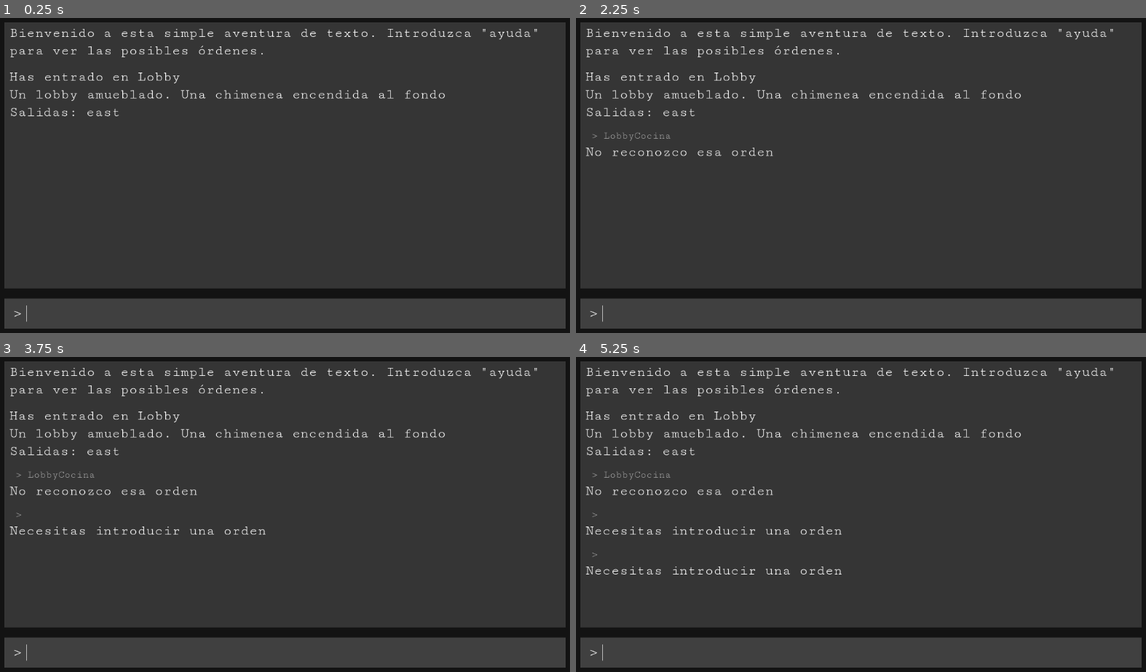
Above: before the commit, frames 1-4 (two rows, left to right).
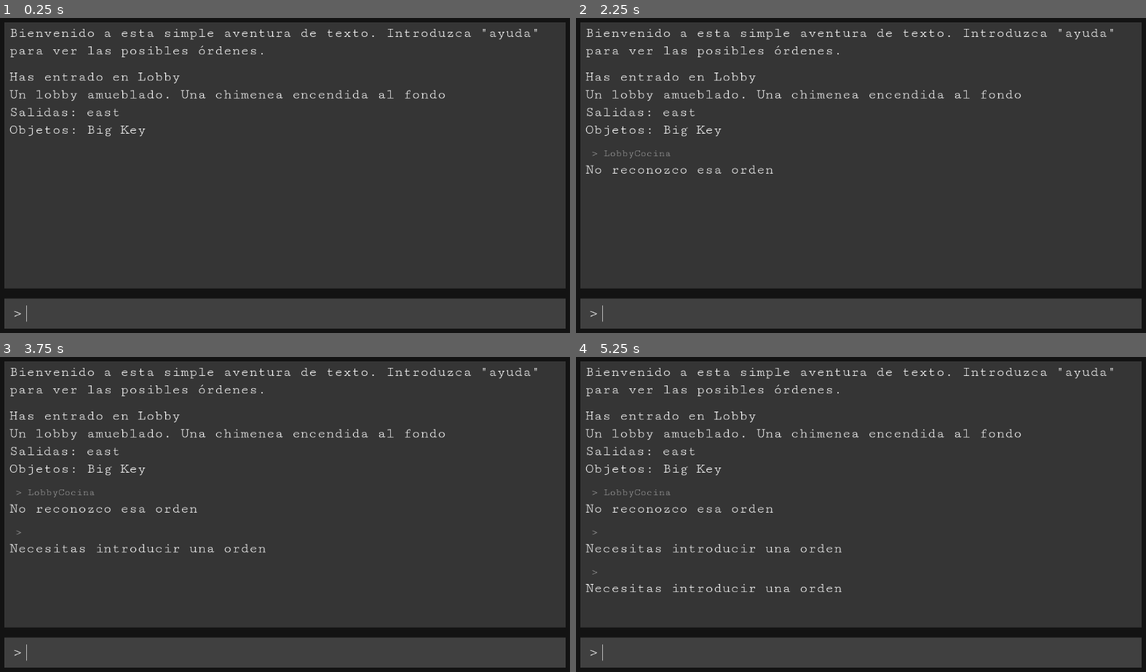
Above: after the commit, the same moments.

Repository: edwardc91/text_adventure_tutorial
Game: Godot game, scene res://main.tscn
The game is run twice, just before and just after one commit, with the same random seed, the same clock (stepped at 60 frames per second) and the same inputs.
Inputs (mouse positions are in pixels of both pictures, inside the frame that each line leads up to):
- Up to frame 1 (0.25 s): no input
- Up to frame 2 (2.25 s): click (872, 314) at 0.52 s; type "Lobby" at 0.6 s; type "Cocina" at 1.25 s; tap Enter at 2 s
- Up to frame 3 (3.75 s): tap Space at 2.75 s; tap Enter at 3.5 s
- Up to frame 4 (5.25 s): tap Space at 4.25 s; tap Enter at 5 s

The runs differ from the first frame. In frame 1, 0.2% of the frame differs, in the area x 1-26%, y 34-38%; in frame 2, 0.7%; in frame 3, 1.3%; in frame 4, 1.9%, in the area x 1-47%, y 34-75%.

Commit message:
Added items to the rooms

Diff:
--- a/components/world_areas/world_area.gd
+++ b/components/world_areas/world_area.gd
@@ -8,6 +8,7 @@
 	set = set_area_description
 
 var area_exits: Dictionary = {}
+var area_items: Array[Item] = []
 
 @onready var _name_label: Label = %NameLabel
 @onready var _description_label: Label = %DescriptionLabel
@@ -34,6 +35,42 @@
 			area.area_exits["north"] = exit
 
 
+func add_area_item(item: Item) -> void:
+	area_items.append(item)
+
+
+func get_area_items() -> String:
+	var items_names = area_items.map(func(item: Item): return item.name)
+
+	var objects_names = PackedStringArray(items_names)
+	var objects_string = (
+		objects_names
+		if len(objects_names) > 0
+		else PackedStringArray(["No hay objetos en el área"])
+	)
+
+	return " ".join(objects_string)
+
+
+func get_area_exits() -> String:
+	var exits = PackedStringArray(area_exits.keys())
+	var exits_string = exits if len(exits) > 0 else PackedStringArray(["No hay salida ups"])
+	return " ".join(exits_string)
+
+
+func get_area_full_description() -> String:
+	var strings: PackedStringArray = PackedStringArray(
+		[
+			"Has entrado en %s" % area_name,
+			description,
+			"Salidas: %s" % get_area_exits(),
+			"Objetos: %s" % get_area_items()
+		]
+	)
+
+	return "\n".join(strings)
+
+
 func set_area_name(value: String) -> void:
 	if _name_label:
 		_name_label.set_text(value)
--- a/components/world_areas/world_area.tscn
+++ b/components/world_areas/world_area.tscn
@@ -28,7 +28,6 @@
 theme_override_constants/outline_size = 1
 theme_override_fonts/font = ExtResource("2_obuiq")
 theme_override_font_sizes/font_size = 20
-text = "New Area"
 horizontal_alignment = 1
 
 [node name="DescriptionLabel" type="Label" parent="MarginContainer/Rows"]
@@ -36,6 +35,4 @@
 custom_minimum_size = Vector2(300, 0)
 layout_mode = 2
 theme_override_fonts/font = ExtResource("2_obuiq")
-text = "Area description
-"
 autowrap_mode = 3
--- /dev/null
+++ b/globals/Types.gd
@@ -0,0 +1,3 @@
+extends Node
+
+enum ItemType { KEY, CONSUMABLE, EVENT }
--- a/main.tscn
+++ b/main.tscn
@@ -40,16 +40,16 @@
 [node name="Lobby" parent="AreaManager" instance=ExtResource("3_chts5")]
 offset_left = 82.0
 offset_top = -907.0
-offset_right = 510.0
-offset_bottom = -821.0
+offset_right = 422.0
+offset_bottom = -799.0
 area_name = "Lobby"
 description = "Un lobby amueblado. Una chimenea encendida al fondo"
 
 [node name="Kitchen" parent="AreaManager" instance=ExtResource("3_chts5")]
-offset_left = 540.0
-offset_top = -907.0
-offset_right = 968.0
-offset_bottom = -821.0
+offset_left = 539.0
+offset_top = -911.0
+offset_right = 879.0
+offset_bottom = -803.0
 area_name = "Cocina"
 description = "Una cocina con platos deliciosos en la meseta
 "
--- a/project.godot
+++ b/project.godot
@@ -15,6 +15,10 @@
 config/features=PackedStringArray("4.2", "GL Compatibility")
 config/icon="res://icon.svg"
 
+[autoload]
+
+Types="*res://globals/Types.gd"
+
 [display]
 
 window/size/mode=3
--- a/scripts/AreaManager.gd
+++ b/scripts/AreaManager.gd
@@ -3,4 +3,7 @@
 
 
 func create_world() -> void:
-    $Lobby.connect_exit("east", $Kitchen)
+	var key = Item.new()
+	key.initialize("Big Key", Types.ItemType.EVENT)
+	$Lobby.connect_exit("east", $Kitchen)
+	$Lobby.add_area_item(key)
--- a/scripts/CommandProcessor.gd
+++ b/scripts/CommandProcessor.gd
@@ -67,12 +67,6 @@
 
 func change_area(new_area: WorldArea) -> String:
 	_current_area = new_area
-	var strings: PackedStringArray = PackedStringArray(
-		[
-			"Has entrado en %s" % new_area.area_name,
-			new_area.description,
-			"Salidas: %s" % " ".join(PackedStringArray(new_area.area_exits.keys()))
-		]
-	)
-	var response = "\n".join(strings)
+
+	var response = _current_area.get_area_full_description()
 	return response
--- /dev/null
+++ b/scripts/resources/Item.gd
@@ -0,0 +1,10 @@
+class_name Item
+extends Resource
+
+@export var name: String = "Item name"
+@export var type: Types.ItemType = Types.ItemType.EVENT
+
+
+func initialize(item_name: String, item_type: Types.ItemType) -> void:
+	name = item_name
+	type = item_type
